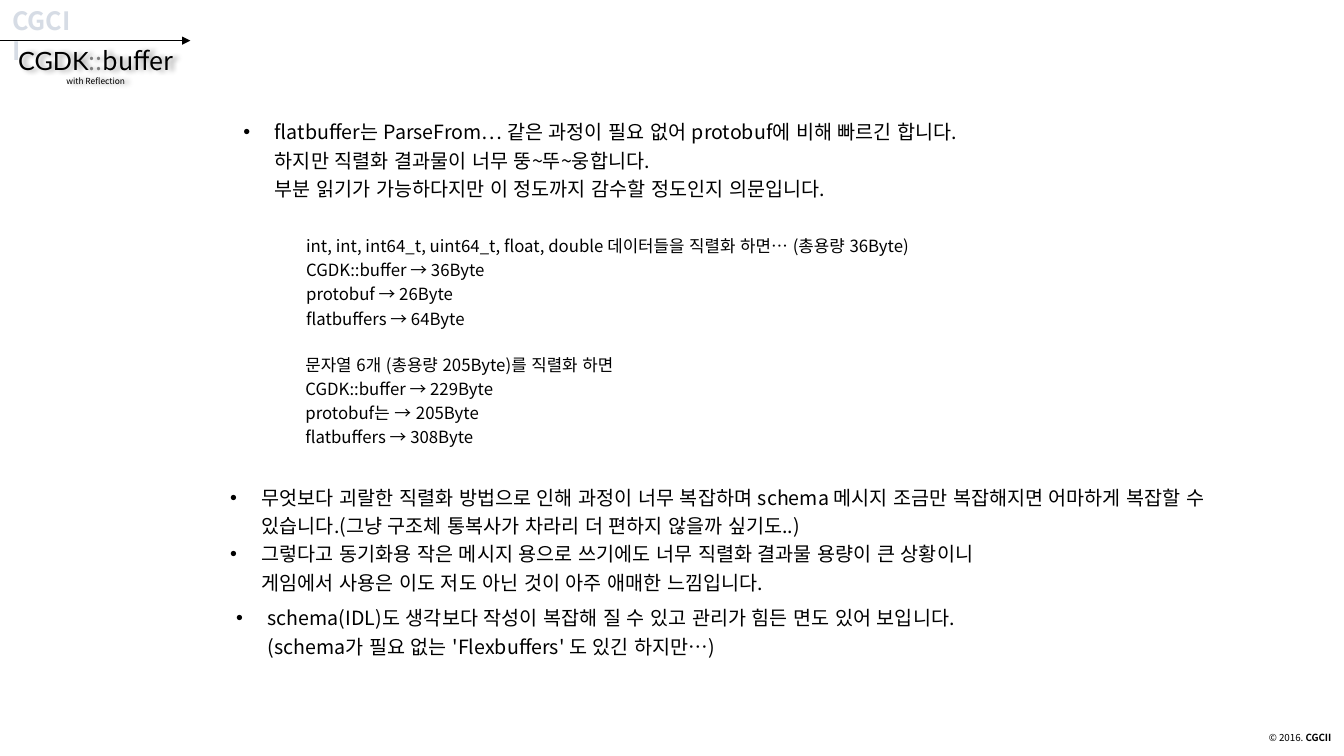
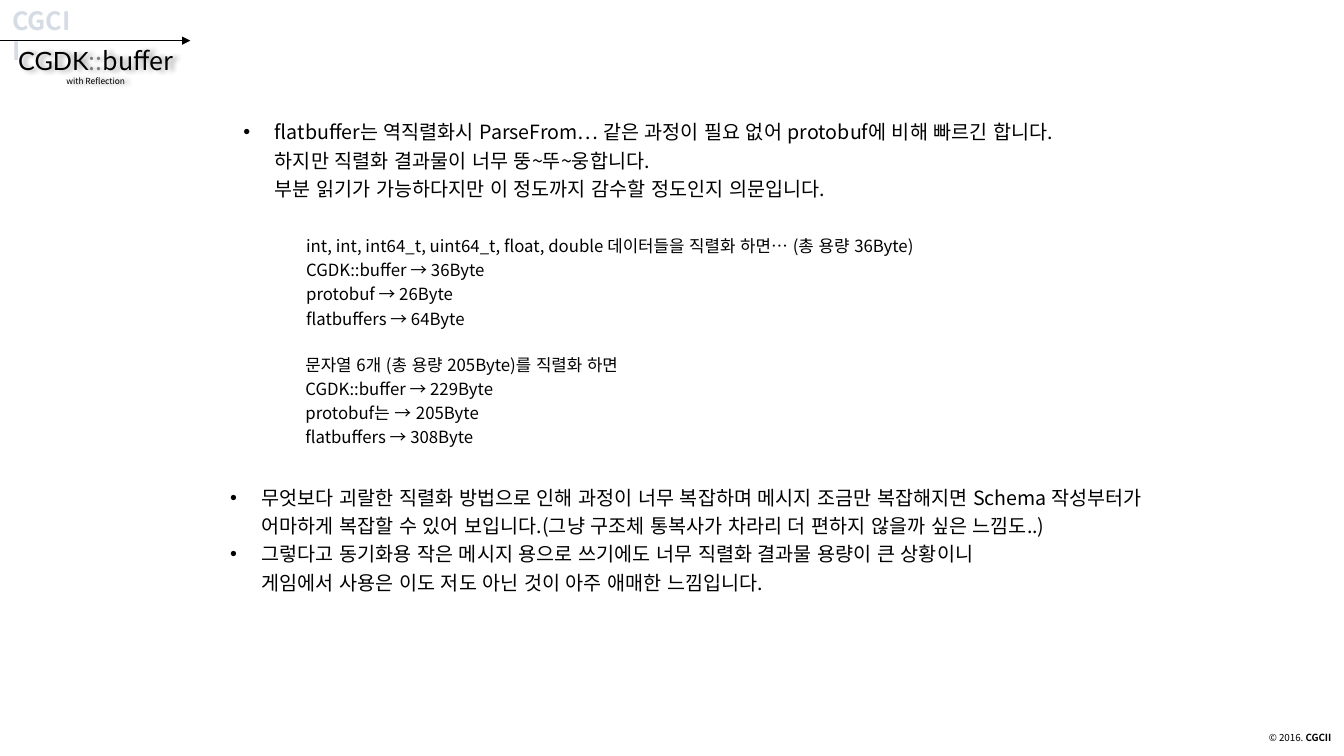
Before and after one commit to CGLabs/CGDK.buffer, a slide deck: slide 73 of C++/document/intruduce_CGDK.buffer.pptx (slide 72 before the commit). Drawn at 1344x756 pixels with LibreOffice and Linux fonts; fonts in the diff are those of the drawing. Boxes give left, top, right and bottom in pixels: in the first picture for what was removed or moved away, otherwise in the second. Text is boxed around its words. In the diff, an @@ line names an element or a change of style, - is before the commit and + after.

```diff
--- a/C++/document/intruduce_CGDK.buffer.pptx
+++ b/C++/document/intruduce_CGDK.buffer.pptx
@@ text at (275,122,1053,198): text changed @@
-• flatbuffer는 ParseFrom… 같은 과정이 필요 없어 protobuf에 비해 빠르긴 합니다.
-  하지만 직렬화 결과물이 너무 뚱~뚜~웅합니다.
-  부분 읽기가 가능하다지만 이 정도까지 감수할 정도인지 의문입니다.
+• flatbuffer는 역직렬화시 ParseFrom… 같은 과정이 필요 없어 protobuf에 비해 빠르긴 합니다.
+  하지만 직렬화 결과물이 너무 뚱~뚜~웅합니다.
+  부분 읽기가 가능하다지만 이 정도까지 감수할 정도인지 의문입니다.
@@ text at (306,238,913,280): spaces changed @@
-int, int, int64_t, uint64_t, float, double 데이터들을 직렬화 하면… (총용량 36Byte)
-CGDK::buffer → 36Byte
+int, int, int64_t, uint64_t, float, double 데이터들을 직렬화 하면… (총 용량 36Byte)
+CGDK::buffer → 36Byte
@@ text at (305,357,618,399): spaces changed @@
-문자열 6개 (총용량 205Byte)를 직렬화 하면
-CGDK::buffer → 229Byte
+문자열 6개 (총 용량 205Byte)를 직렬화 하면
+CGDK::buffer → 229Byte
@@ text at (262,488,1141,537): text changed @@
-• 무엇보다 괴랄한 직렬화 방법으로 인해 과정이 너무 복잡하며 schema 메시지 조금만 복잡해지면 어마하게 복잡할 수 있습니다.(그냥 구조체 통복사가 차라리 더 편하지 않을까 싶기도..)
+• 무엇보다 괴랄한 직렬화 방법으로 인해 과정이 너무 복잡하며 메시지 조금만 복잡해지면 Schema 작성부터가 어마하게 복잡할 수 있어 보입니다.(그냥 구조체 통복사가 차라리 더 편하지 않을까 싶은 느낌도..)
@@ text removed at (268,608,955,658) @@
-• schema(IDL)도 생각보다 작성이 복잡해 질 수 있고 관리가 힘든 면도 있어 보입니다.
-  (schema가 필요 없는 'Flexbuffers' 도 있긴 하지만…)
```
Also in this commit, not shown: 24 other slides changed, 2 slides added, 1 other file.
